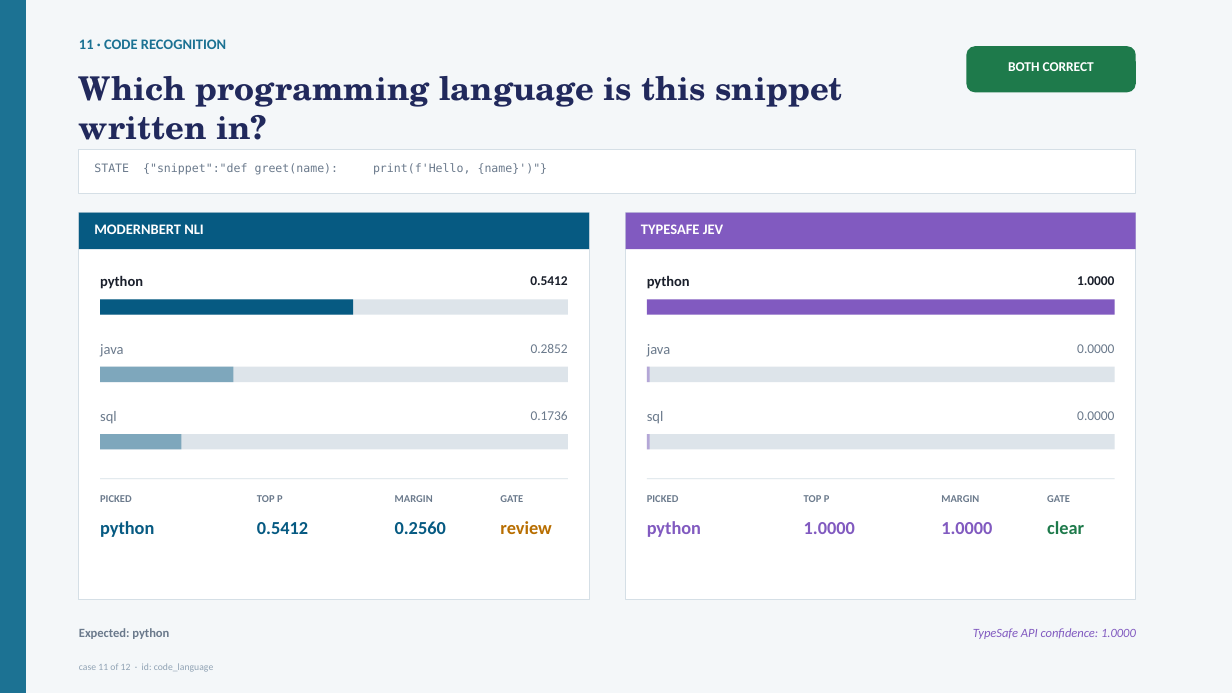
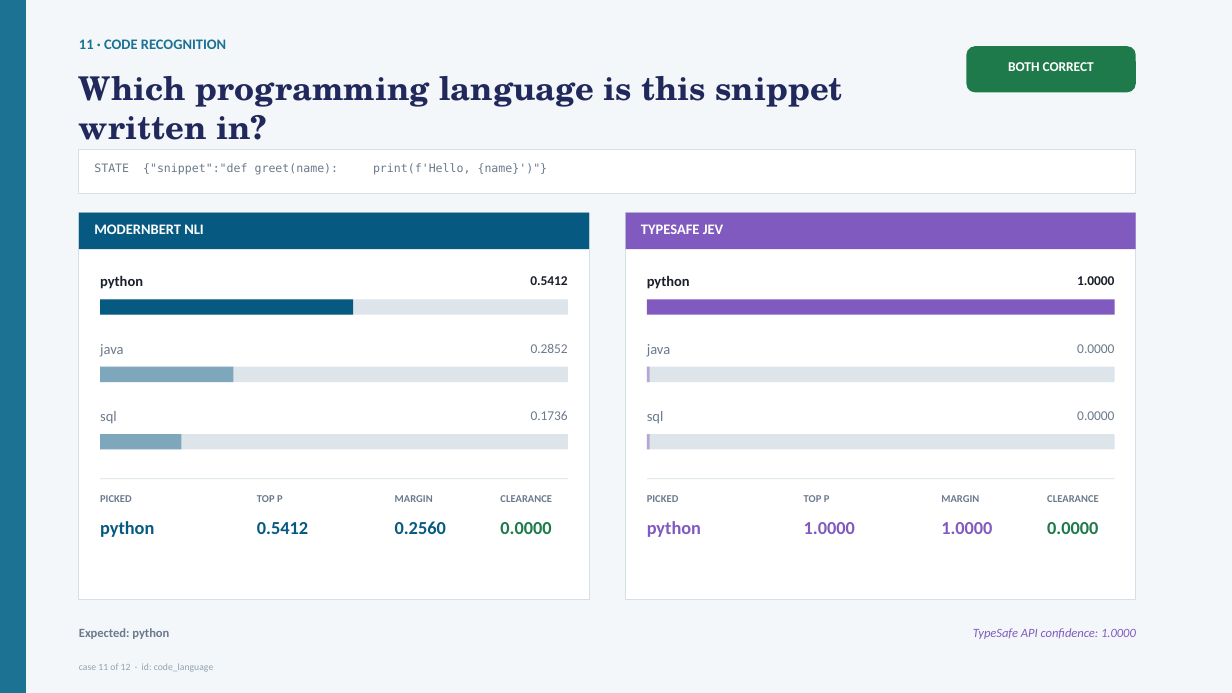
Before and after one commit to maustin10/OpenSystem1-classifier, a slide deck: slide 19 of results/Smoke-Test-Comparison-System1-vs-ModernBERT-clearance-distributions.pptx. Drawn at 1232x693 pixels with LibreOffice and Linux fonts; fonts in the diff are those of the drawing. Boxes give left, top, right and bottom in pixels: in the first picture for what was removed or moved away, otherwise in the second. Text is boxed around its words. In the diff, an @@ line names an element or a change of style, - is before the commit and + after.

Commit message:
Redefine clearance and document JEV claims

```diff
--- a/results/Smoke-Test-Comparison-System1-vs-ModernBERT-clearance-distributions.pptx
+++ b/results/Smoke-Test-Comparison-System1-vs-ModernBERT-clearance-distributions.pptx
@@ text at (500, 495, 552, 502): text changed @@
-GATE
+CLEARANCE
@@ text at (1047, 495, 1099, 502): text changed @@
-GATE
+CLEARANCE
@@ text at (500, 522, 551, 534): text changed; text colour #B86E00 to #1E7A4B @@
-review
+0.0000
@@ text at (1047, 522, 1098, 534): text changed @@
-clear
+0.0000
```
Also in this commit, not shown: 19 other slides changed, 4 other files.
